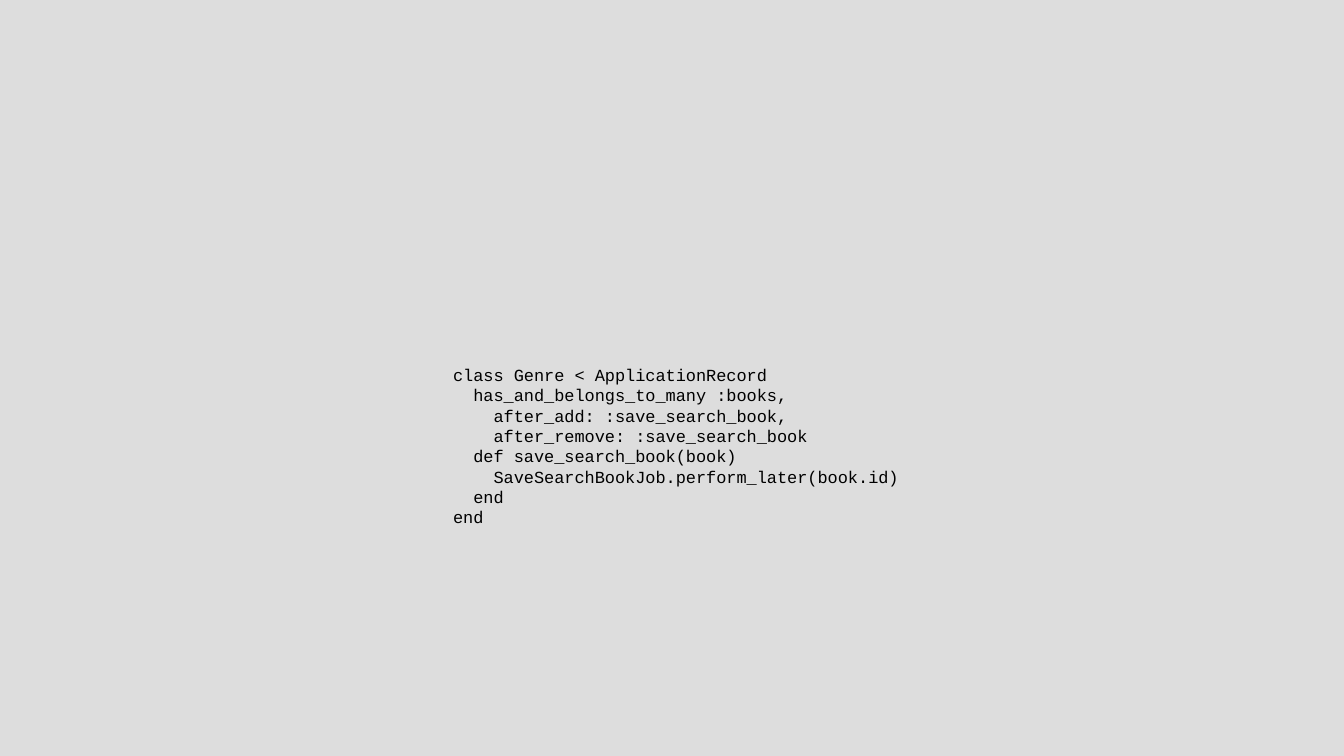
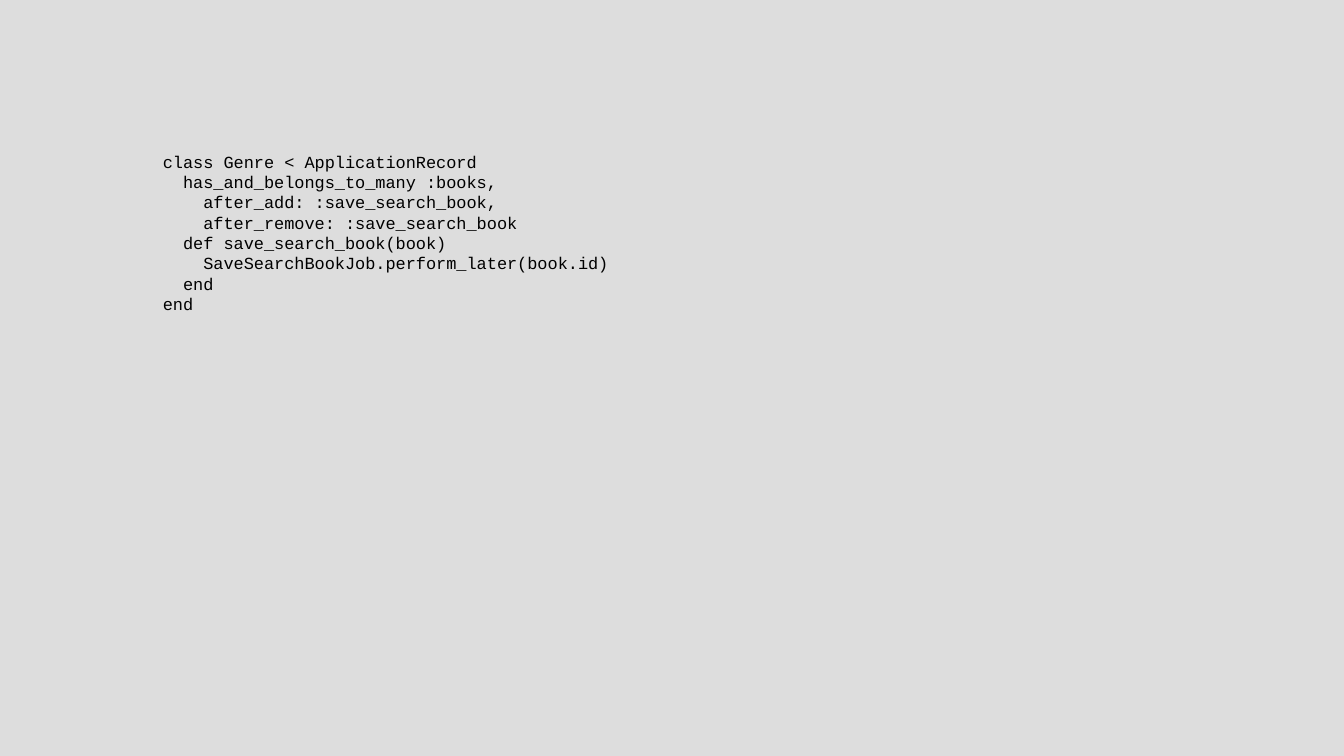
Before and after one commit to chriscressman/architecting-a-search-feature, a slide deck: slide 120 of presentation.odp (slide 121 before the commit). Drawn at 1344x756 pixels with LibreOffice and Linux fonts; fonts in the diff are those of the drawing. Boxes give left, top, right and bottom in pixels: in the first picture for what was removed or moved away, otherwise in the second. Text is boxed around its words. In the diff, an @@ line names an element or a change of style, - is before the commit and + after.

```diff
--- a/presentation.odp
+++ b/presentation.odp
@@ text "class Genre < ApplicationRecord": place and size @@
-text "class Genre < ApplicationRecord" at [453,368,899,524]
+text "class Genre < ApplicationRecord" at [163,155,608,311]
```
Also in this commit, not shown: 13 other slides changed, 1 slide added, 4 slides removed.
